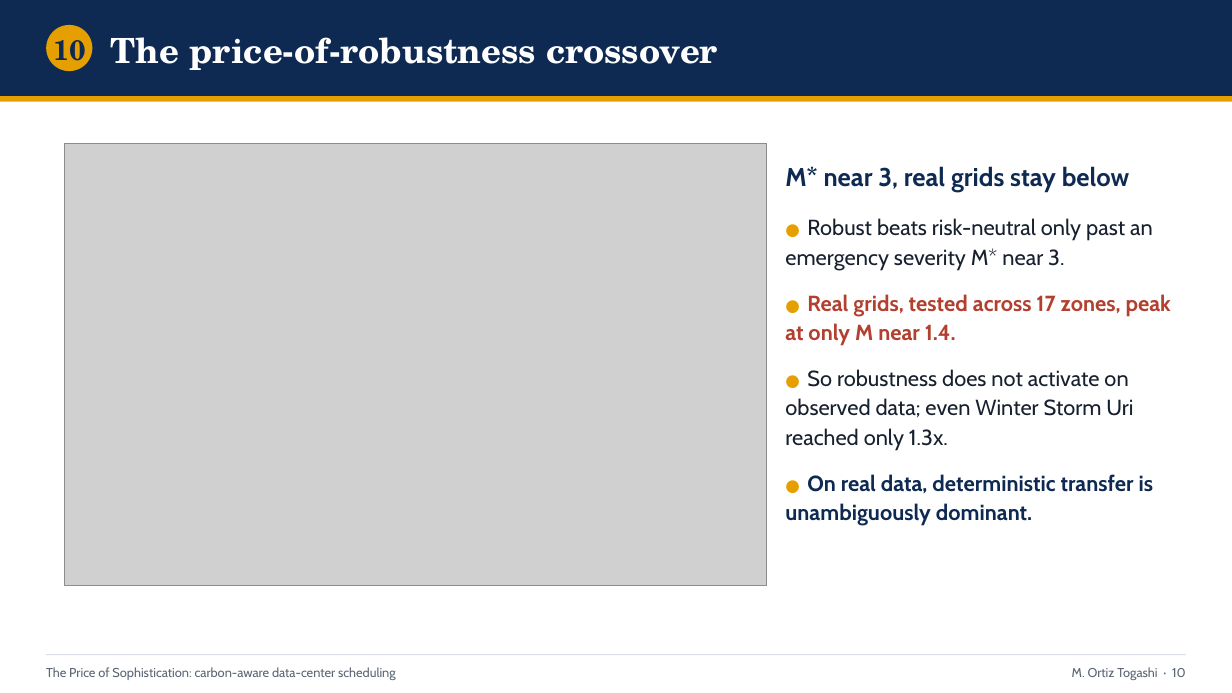
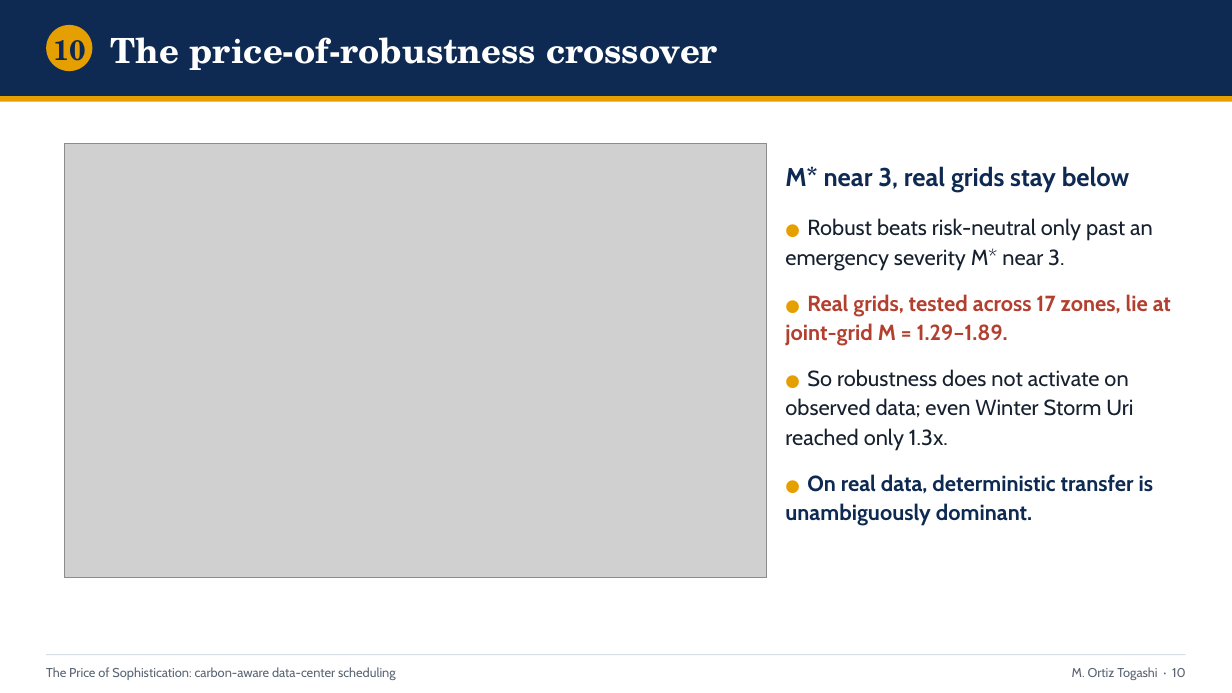
Before and after one commit to ma731/Capstone-in-Operations-Research, a slide deck: slide 10 of deck/capstone_defense.pptx. Drawn at 1232x693 pixels with LibreOffice and Linux fonts; fonts in the diff are those of the drawing; grey boxes stand for pictures. Boxes give left, top, right and bottom in pixels: in the first picture for what was removed or moved away, otherwise in the second. Text is boxed around its words. In the diff, an @@ line names an element or a change of style, - is before the commit and + after.

```diff
--- a/deck/capstone_defense.pptx
+++ b/deck/capstone_defense.pptx
@@ picture: place and size @@
-picture at bbox=[65, 143, 767, 586]
+picture at bbox=[65, 143, 767, 578]
@@ text at bbox=[785, 294, 1171, 346]: text changed @@
-● Real grids, tested across 17 zones, peak at only M near 1.4.
+● Real grids, tested across 17 zones, lie at joint-grid M = 1.29–1.89.
```
Also in this commit, not shown: 9 other slides changed, 57 other files.
